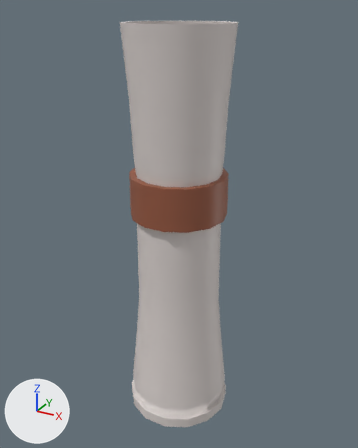
Before and after pictures for a commit that changed the FBX model SeniorProject2025/Assets/BetaBuildings/Silo.fbx.
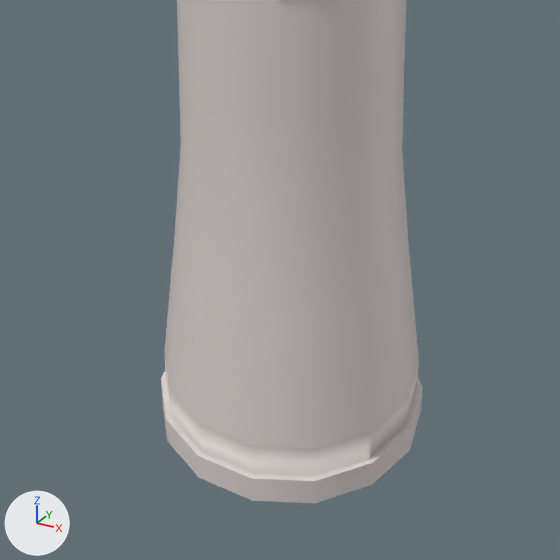
Each version is shown whole from a 50 mm camera at (0.1131, -0.2053, 0.213) aimed at (-0.0011, 0.0024, 0.1092), then close up on the part from 21% to 77% of the width and 55% to 100% of the height. Arrows for +X, +Y and +Z are at lower left; the lights stay in place. Where no turn or scale is listed for an object, it has been applied to the vertices. Vertices at the same position are counted once.

Script lines for the objects in view, before the commit:
```python
mat_lambert4 = principled_material('lambert4')
mat_lambert4.base_color = (0.0, 0.0, 0.0)  # black #000000
me_mesh = bpy.data.meshes.new('Mesh')
me_mesh.from_pydata(...)  # 266 vertices, 254 faces; spans x -0.028..0.028, y -0.027..0.027, z -0.035..0.172
# faces by material slot: [168, 43, 42, 1]
me_mesh.materials.append(mat_lambert2)  # light grey #dcd4d1
me_mesh.materials.append(mat_standardsurface1)  # grey #aaaaaa
me_mesh.materials.append(mat_lambert3)  # brown #965840
me_mesh.materials.append(mat_lambert4)  # black #000000
ob_pcylinder1 = bpy.data.objects.new('pCylinder1', me_mesh)
ob_pcylinder1.location = (0.0, 0.0, 0.0347)
```
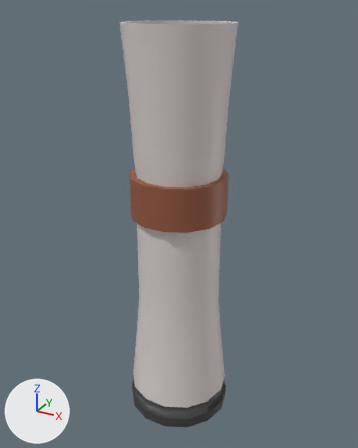
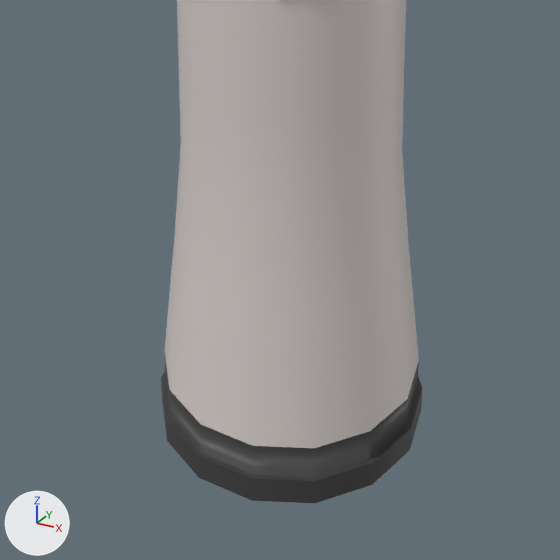
Where the change shows, as pixel boxes [x1, y1, x2, y2] in the close-ups (560 x 560 px):
'pCylinder1', recoloured (grey to black): [161, 353, 422, 503] in both
part 1 of me_mesh, recoloured (grey to black): [161, 351, 422, 503] in both

The change, as a diff of the scene's bpy script:
```diff
--- a/SeniorProject2025/Assets/BetaBuildings/Silo.fbx.py
+++ b/SeniorProject2025/Assets/BetaBuildings/Silo.fbx.py
@@ mat_lambert4 @@
 mat_lambert4 = principled_material('lambert4')
-mat_lambert4.base_color = (0.0, 0.0, 0.0)  # black #000000
+mat_lambert4.base_color = (0.0559, 0.0559, 0.0559)  # black #434343
@@ me_mesh @@
 me_mesh.from_pydata(...)  # 266 vertices, 254 faces; spans x -0.028..0.028, y -0.027..0.027, z -0.035..0.172
 # used by ob_pcylinder1; location = (0.0, 0.0, 0.0347)
+# me_mesh part 1: 42 of the faces centred in x -0.027..0.027, y -0.027..0.027, z -0.032..-0.025 switch from mat_lambert2 (light grey #dcd4d1) to mat_lambert4 (black #434343)
 me_mesh.materials.append(mat_standardsurface1)
```
